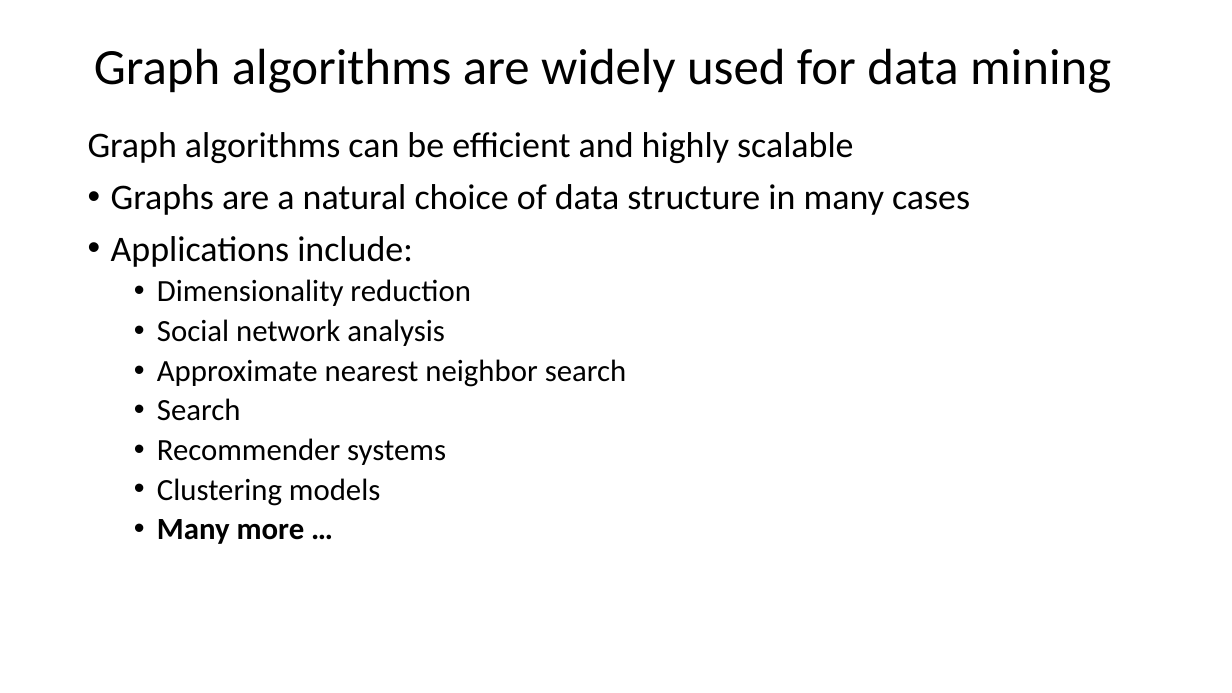
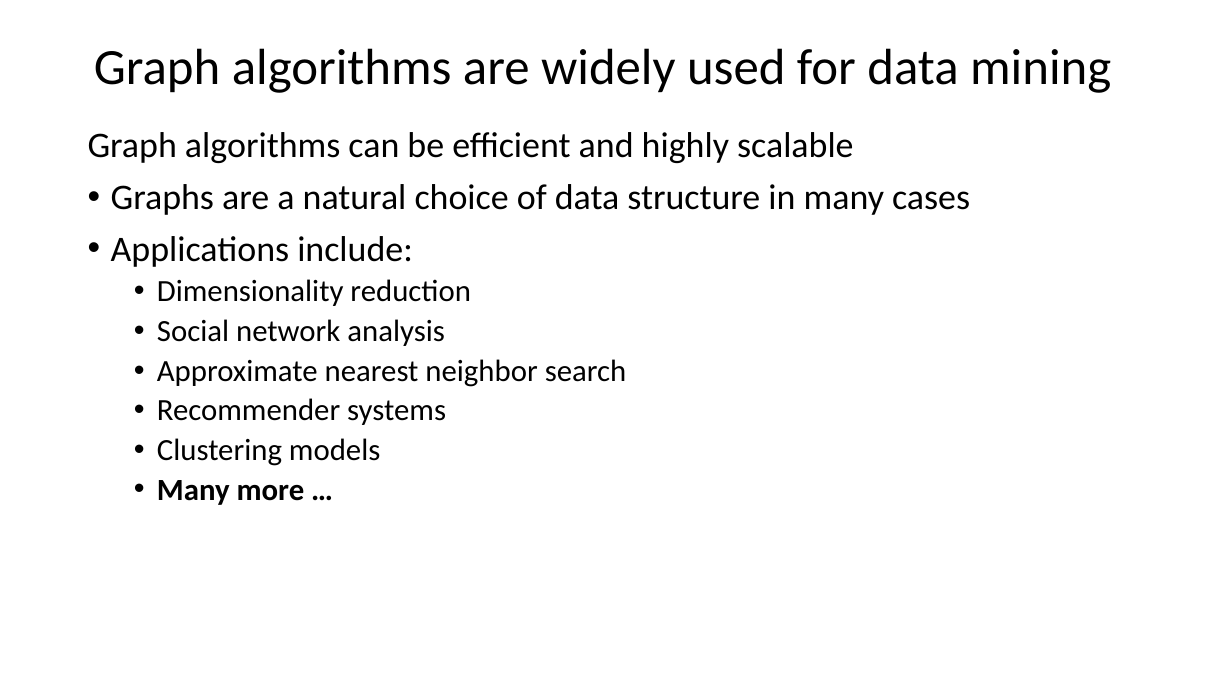
Before and after one commit to StephenElston/CSCI-E-108, a slide deck: slide 4 of slides/5_GraphsAndSocialNetworks.pptx. Drawn at 1232x693 pixels with LibreOffice and Linux fonts; fonts in the diff are those of the drawing. Boxes give left, top, right and bottom in pixels: in the first picture for what was removed or moved away, otherwise in the second. Text is boxed around its words. In the diff, an @@ line names an element or a change of style, - is before the commit and + after.

```diff
--- a/slides/5_GraphsAndSocialNetworks.pptx
+++ b/slides/5_GraphsAndSocialNetworks.pptx
@@ text at <box>157,398,241,421</box>: paragraph removed @@
-  • Search
```
Also in this commit, not shown: 1 slide added, 4 slides removed.
